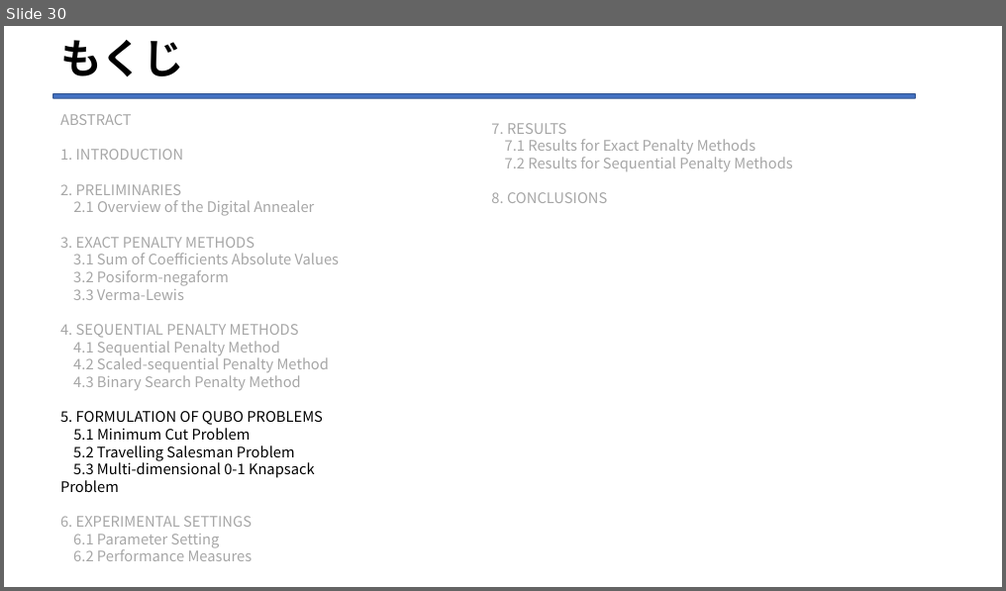
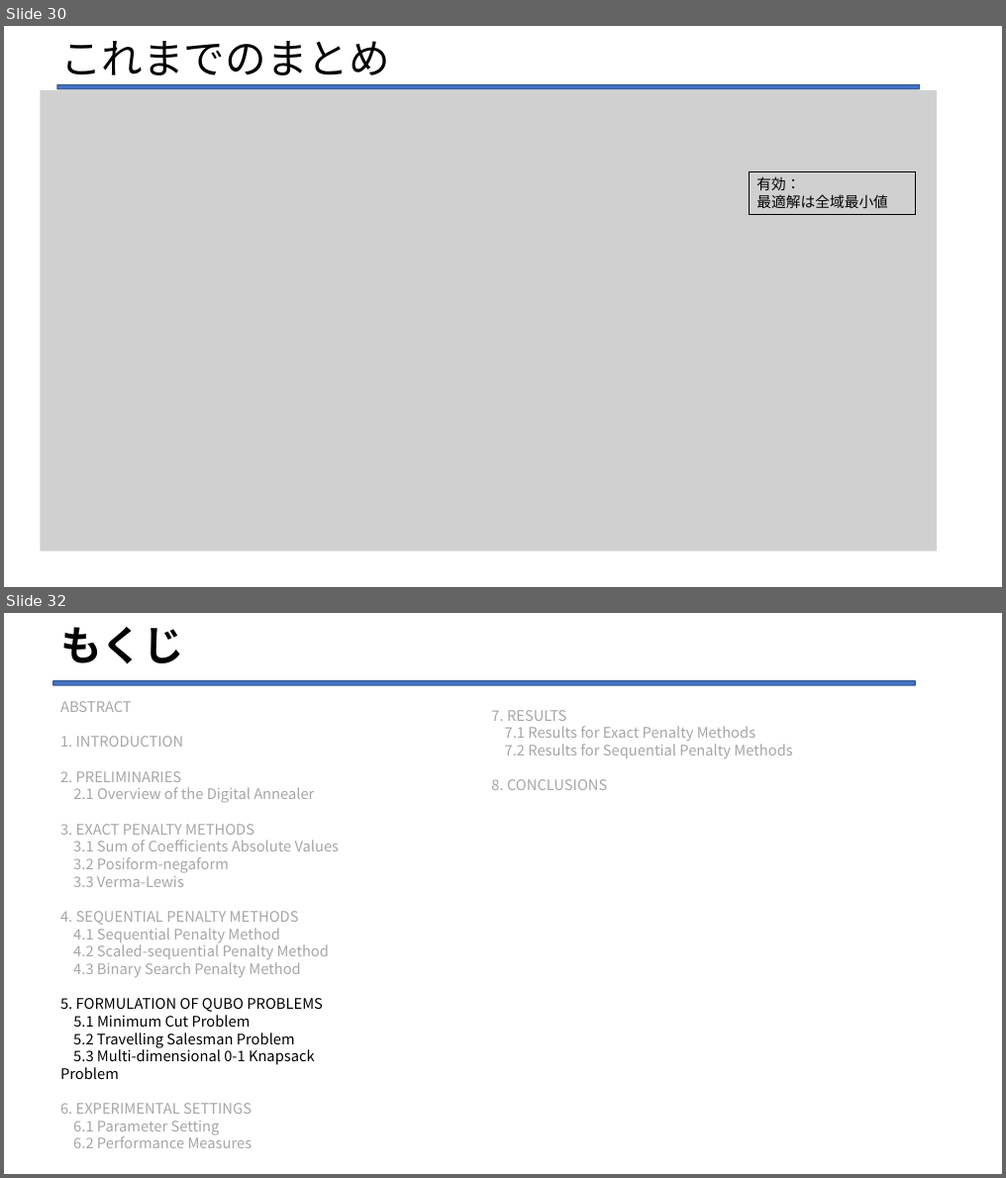
Before and after one commit to Legolas9999/zemi, a slide deck: lcj_ron_zemi2.pptx. Shown one above the other, each under a label of ours: slide 30 before the commit, slides 30 and 32 after it; the slides between them are not shown. The pictures are 1006x591 and 1006x1178 pixels, drawn with LibreOffice and Linux fonts; fonts in the diff are those of the drawing; grey boxes stand for pictures. Boxes give left, top, right and bottom in pixels: in the first picture for what was removed or moved away, otherwise in the second. Text is boxed around its words. In the diff, an @@ line names an element or a change of style, - is before the commit and + after.

```diff
--- a/lcj_ron_zemi2.pptx
+++ b/lcj_ron_zemi2.pptx
@@ slide 30 added at (4,26,1002,587), background #FFFFFF @@
@@ title added at (60,41,390,76), 39.6 pt, text #000000 @@
+これまでのまとめ
@@ picture added at (40,90,937,552) @@
@@ rounded rectangle added at (57,85,920,89), fill #4472C4, outline #325491 1 pt @@
@@ rectangle added at (749,172,916,214), outline #000000 0.75 pt, 14 pt, text #000000 @@
+有効：
+最適解は全域最小値
@@ what was slide 30 is now slide 32 @@
```
Also in this commit, not shown: 6 slides changed, 2 other slides added, 1 slide removed.
